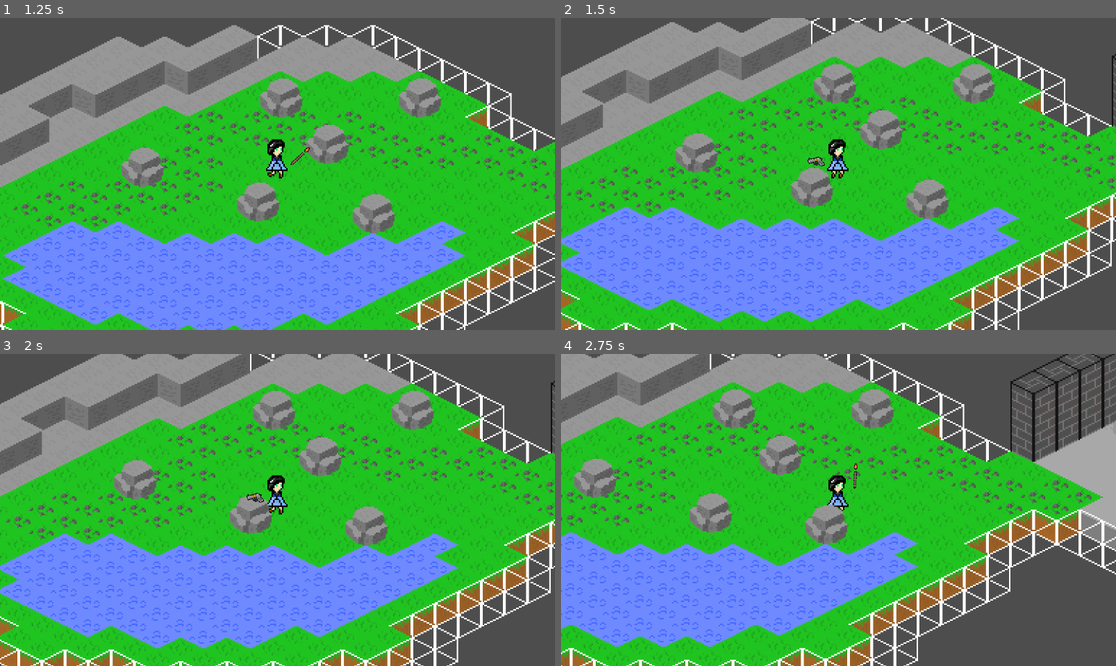
Above: before the commit, frames 1-4 (two rows, left to right).
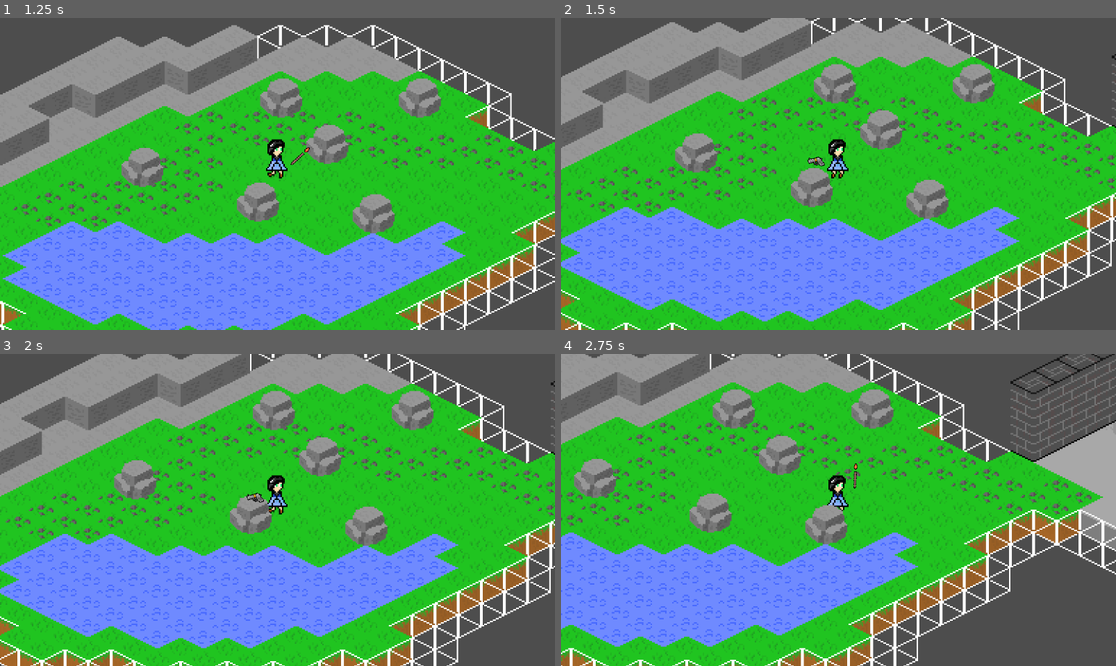
Above: after the commit, the same moments.

Repository: Mobius-Bron/godot_Magician_Rogue_Travel
Game: Godot game, scene res://main_world/main.tscn
Two runs of this game, one before a commit and one after it. Both use one fixed random seed, a clock stepped at 60 frames per second and the inputs below.
Inputs (mouse positions are in pixels of both pictures, inside the frame that each line leads up to):
- Up to frame 1 (1.25 s): move the mouse to (399, 158) at 0.52 s; hold D (ui_right) from 0.53 s (still down); tap Space (weapon_change) at 0.6 s
- Up to frame 2 (1.5 s): move the mouse to (727, 189) at 1.27 s; release D (ui_right) at 1.28 s; hold S (ui_down) from 1.28 s (still down); tap Space (weapon_change) at 1.35 s
- Up to frame 3 (2 s): keep holding S (ui_down)
- Up to frame 4 (2.75 s): move the mouse to (894, 441) at 2.02 s; release S (ui_down) at 2.03 s; hold D (ui_right) from 2.03 s (still down); tap Space (weapon_change) at 2.1 s

Frame 1 is identical in both runs. In frame 2, less than 0.1% of the frame differs, in the area x 99-100%, y 12-36%; in frame 3, less than 0.1%; in frame 4, 0.6%, in the area x 80-100%, y 0-35%.

Commit message:
优化墙壁

Diff:
--- a/main_world/main.tscn
+++ b/main_world/main.tscn
@@ -142,7 +142,7 @@
 layer_0/y_sort_enabled = true
 layer_0/y_sort_origin = -1
 layer_0/z_index = -1
-layer_0/tile_data = PackedInt32Array(-65537, 0, 0, -1, 65536 …(9882 unchanged characters)… 0, -393190, 65537, 0, 196638, 65537, 0, 262164, 1, 0, 327700, 1, 0, 131103, 1, 0, 196639, 1, 0, 262175, 1, 0, -458727, 1, 0, -524262, 1, 0, -458726, 1, 0)
+layer_0/tile_data = PackedInt32Array(-65537, 0, 0, -1, 65536 …(9882 unchanged characters)… 0, -393190, 65537, 0, 196638, 65537, 0, 327700, 1, 0, 131103, 1, 0, 262175, 1, 0, -458727, 1, 0, -458726, 1, 0, 851993, 65536, 1, 983059, 65536, 1, 917517, 65536, 1)
 layer_1/y_sort_enabled = true
 layer_1/y_sort_origin = -1
 layer_1/tile_data = PackedInt32Array(-327679, 196608, 0, -262148, 131072, 0, -327683, 131072, 0, -393219, 131072, 0, -4 …(531 unchanged characters)…
Binary file changed: 地图素材1.png
Binary file changed: 地图素材2.png
